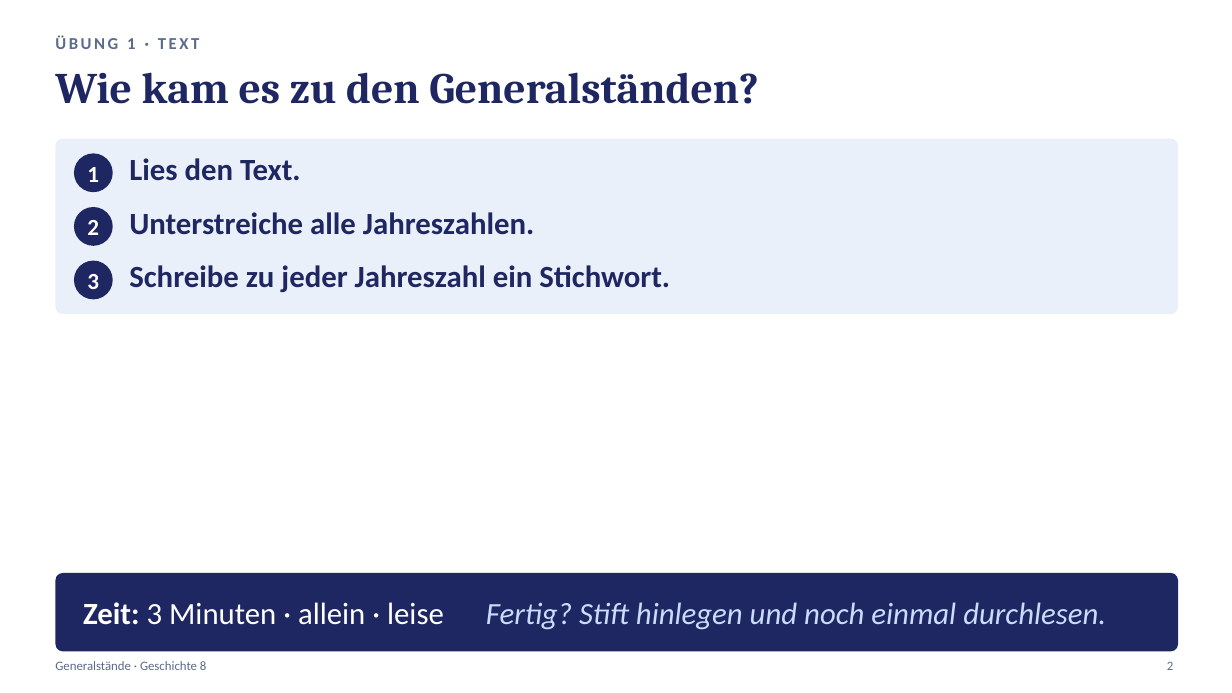
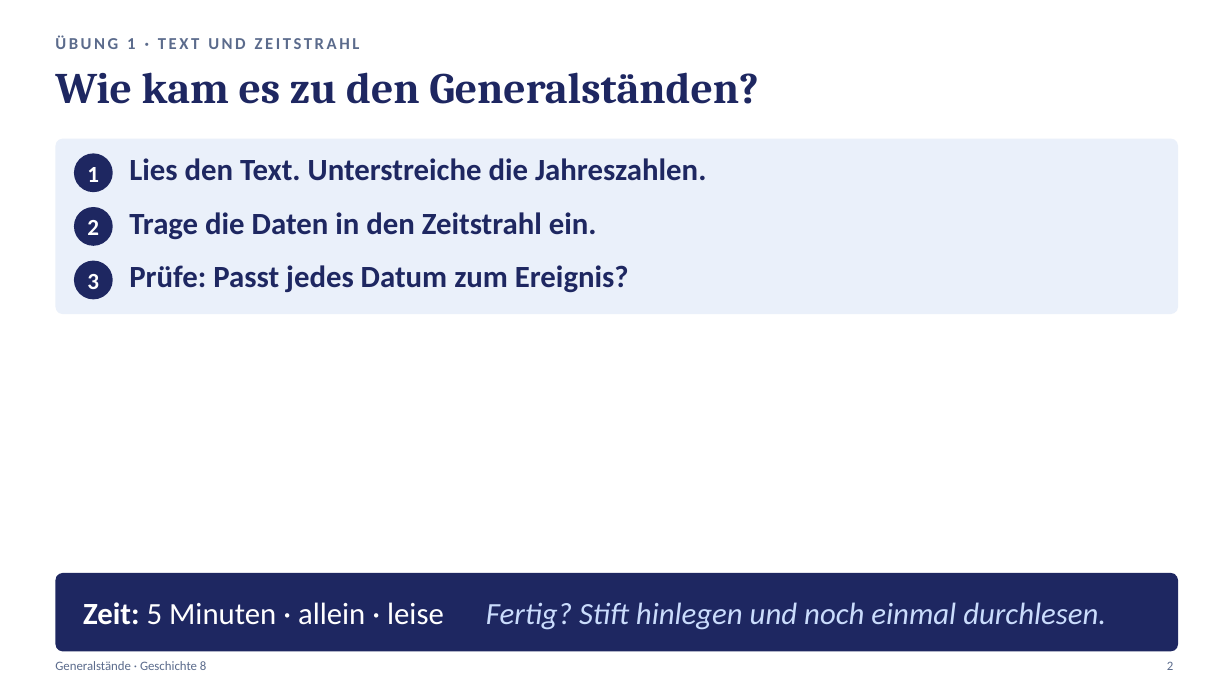
Before and after one commit to golzkonstantin-gif/Schule, a slide deck: slide 1 of Geschichte_8/Generalstaende_Stunde1/Praesentation_Generalstaende_Stunde1.pptx. Drawn at 1232x693 pixels with LibreOffice and Linux fonts; fonts in the diff are those of the drawing. Boxes give left, top, right and bottom in pixels: in the first picture for what was removed or moved away, otherwise in the second. Text is boxed around its words. In the diff, an @@ line names an element or a change of style, - is before the commit and + after.

```diff
--- a/Geschichte_8/Generalstaende_Stunde1/Praesentation_Generalstaende_Stunde1.pptx
+++ b/Geschichte_8/Generalstaende_Stunde1/Praesentation_Generalstaende_Stunde1.pptx
@@ text at [55, 35, 360, 49]: text changed @@
-ÜBUNG 1 · TEXT
+ÜBUNG 1 · TEXT UND ZEITSTRAHL
@@ text at [129, 158, 706, 181]: text changed @@
-Lies den Text.
+Lies den Text. Unterstreiche die Jahreszahlen.
@@ text at [129, 212, 597, 240]: text changed @@
-Unterstreiche alle Jahreszahlen.
+Trage die Daten in den Zeitstrahl ein.
@@ text at [129, 265, 629, 293]: text changed @@
-Schreibe zu jeder Jahreszahl ein Stichwort.
+Prüfe: Passt jedes Datum zum Ereignis?
@@ text at [83, 602, 1106, 630]: text changed @@
-Zeit: 3 Minuten · allein · leise Fertig? Stift hinlegen und noch einmal durchlesen.
+Zeit: 5 Minuten · allein · leise Fertig? Stift hinlegen und noch einmal durchlesen.
```
Also in this commit, not shown: 13 other files.
